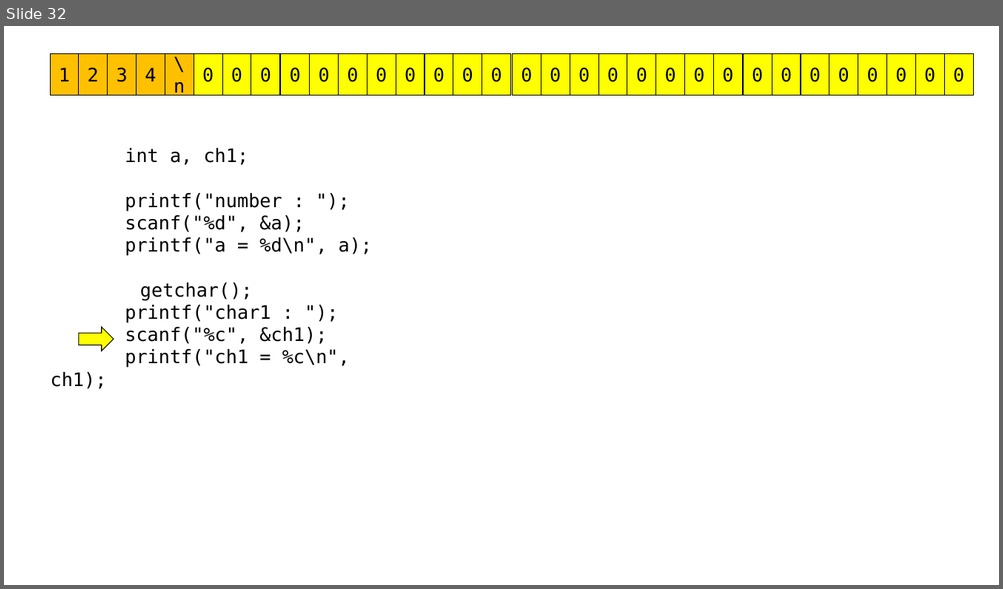
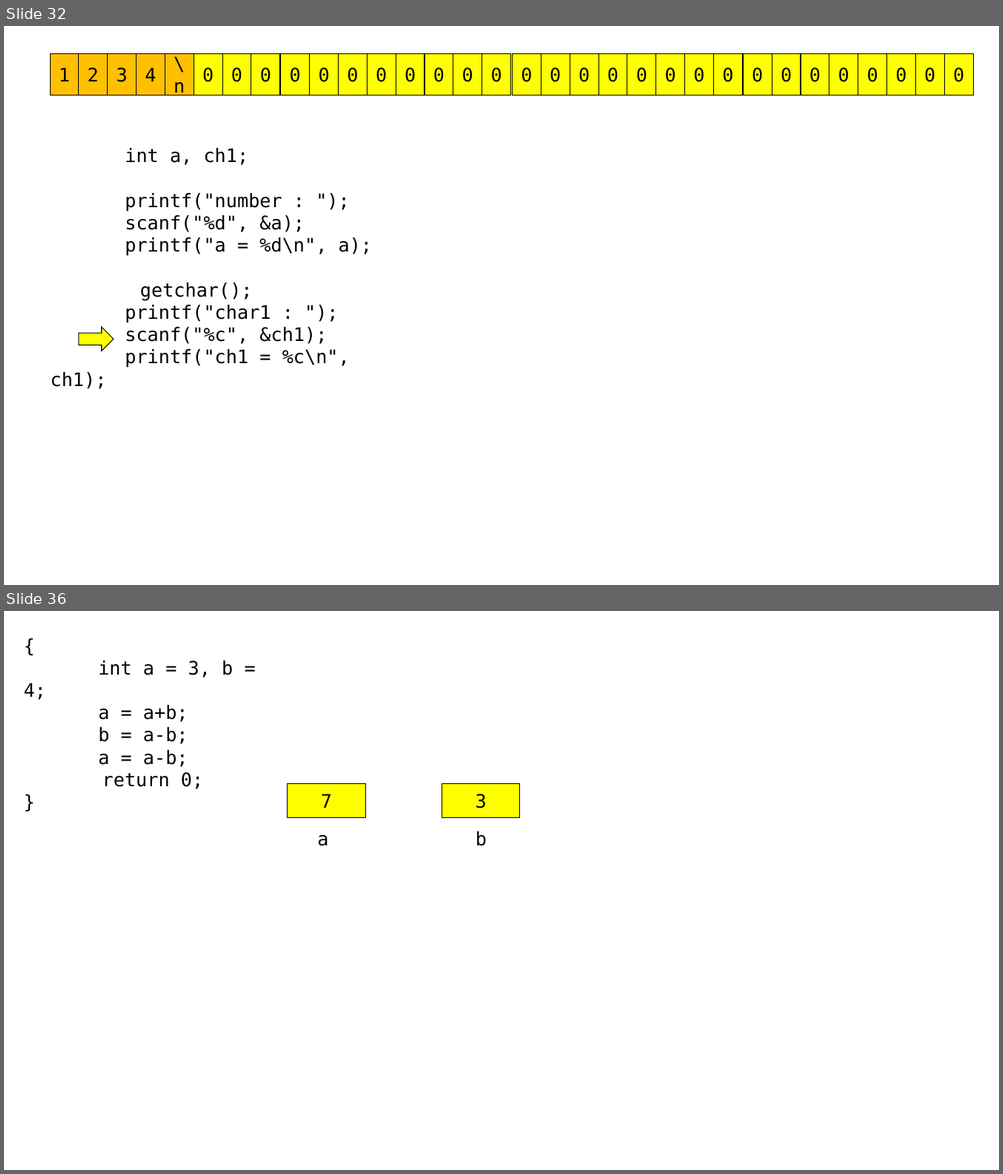
Before and after one commit to imguru-mooc/C_basic_AIR, a slide deck: C_판서.pptx. Shown one above the other, each under a label of ours: slide 32 before the commit, slides 32 and 36 after it; the slides between them are not shown. The pictures are 1003x589 and 1003x1174 pixels, drawn with LibreOffice and Linux fonts; fonts in the diff are those of the drawing. Boxes give left, top, right and bottom in pixels: in the first picture for what was removed or moved away, otherwise in the second. Text is boxed around its words. In the diff, an @@ line names an element or a change of style, - is before the commit and + after.

```diff
--- a/C_판서.pptx
+++ b/C_판서.pptx
@@ slide 36 added at (4,611,999,1170), background #FFFFFF @@
@@ text added at (24,661,233,789), 18 pt, text #000000 @@
+{
+int a = 3, b = 4;
+a = a+b;
+b = a-b;
+a = a-b;
+return 0;
+}
@@ rectangle added at (287,783,366,817), fill #FFFF00, outline #000000 0.75 pt, 18 pt, text #000000 @@
+7
@@ rectangle added at (442,783,521,817), fill #FFFF00, outline #000000 0.75 pt, 18 pt, text #000000 @@
+3
@@ text added at (475,832,486,846), 18 pt, text #000000 @@
+b
@@ text added at (317,835,328,846), 18 pt, text #000000 @@
+a
```
Also in this commit, not shown: 1 slide changed, 6 other slides added, 1 other file.
